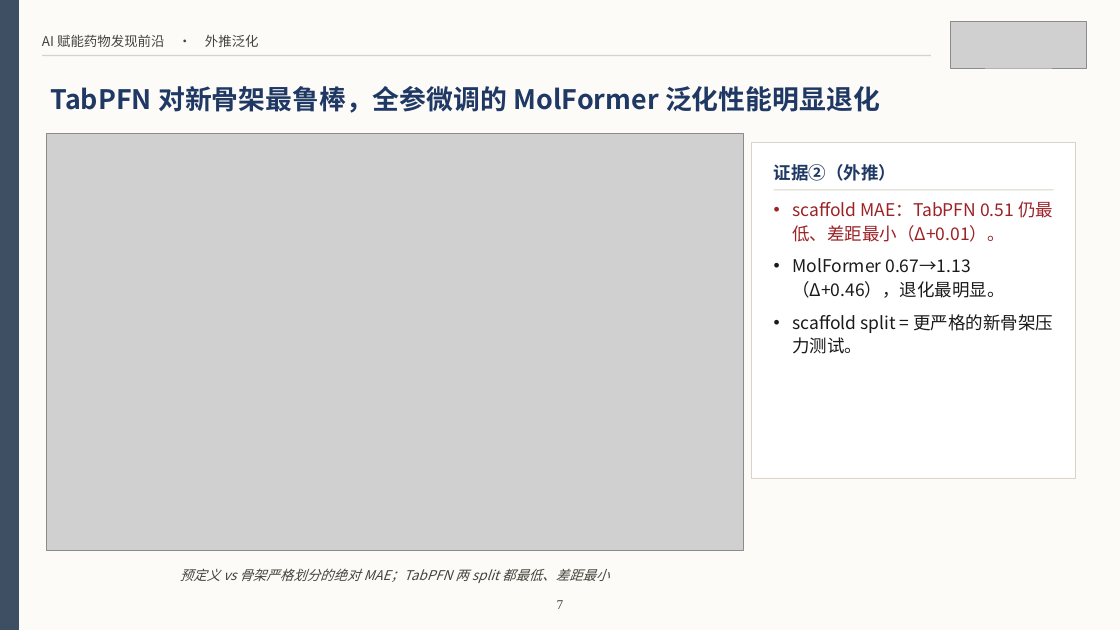
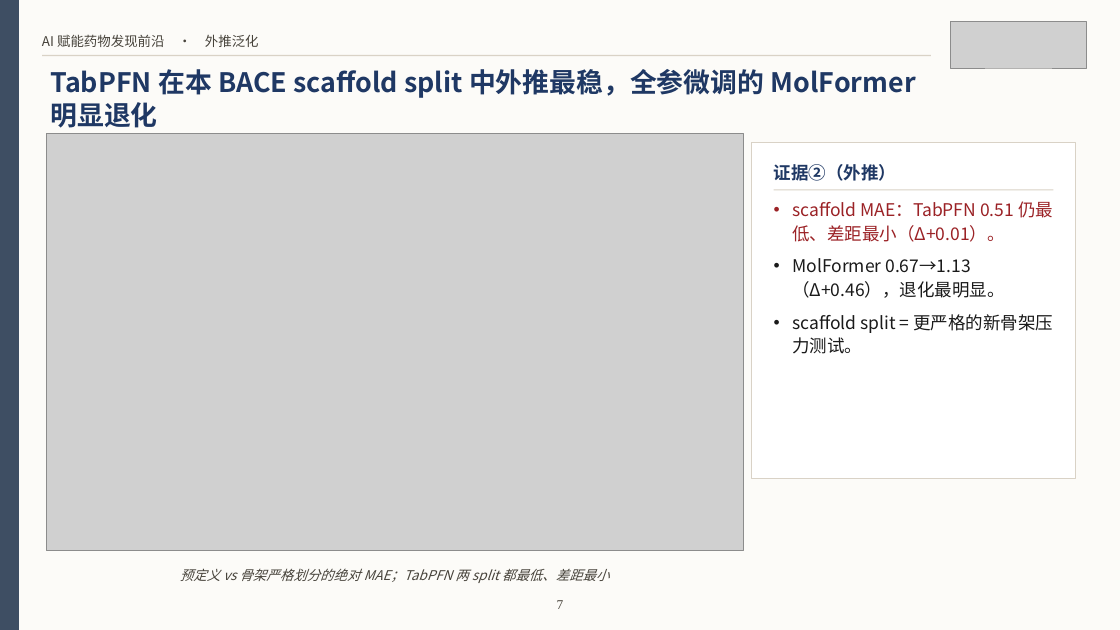
Before and after one commit to Smugpigeon/molecular-conformal-benchmark, a slide deck: slide 8 of report/课程汇报_BACE.pptx. Drawn at 1120x630 pixels with LibreOffice and Linux fonts; fonts in the diff are those of the drawing; grey boxes stand for pictures. Boxes give left, top, right and bottom in pixels: in the first picture for what was removed or moved away, otherwise in the second. Text is boxed around its words. In the diff, an @@ line names an element or a change of style, - is before the commit and + after.

```diff
--- a/report/课程汇报_BACE.pptx
+++ b/report/课程汇报_BACE.pptx
@@ text at [50,69,916,128]: text changed @@
-TabPFN 对新骨架最鲁棒，全参微调的 MolFormer 泛化性能明显退化
+TabPFN 在本 BACE scaffold split 中外推最稳，全参微调的 MolFormer 明显退化
```
Also in this commit, not shown: 3 other slides changed, 5 other files.
